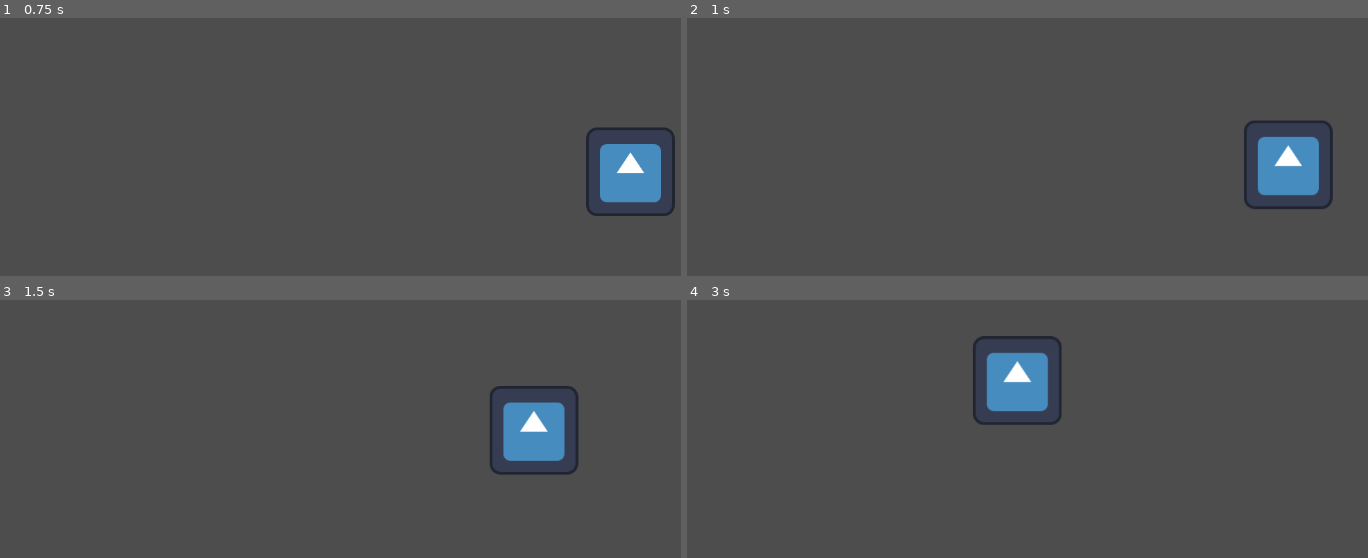
Above: before the commit, frames 1-4 (two rows, left to right).
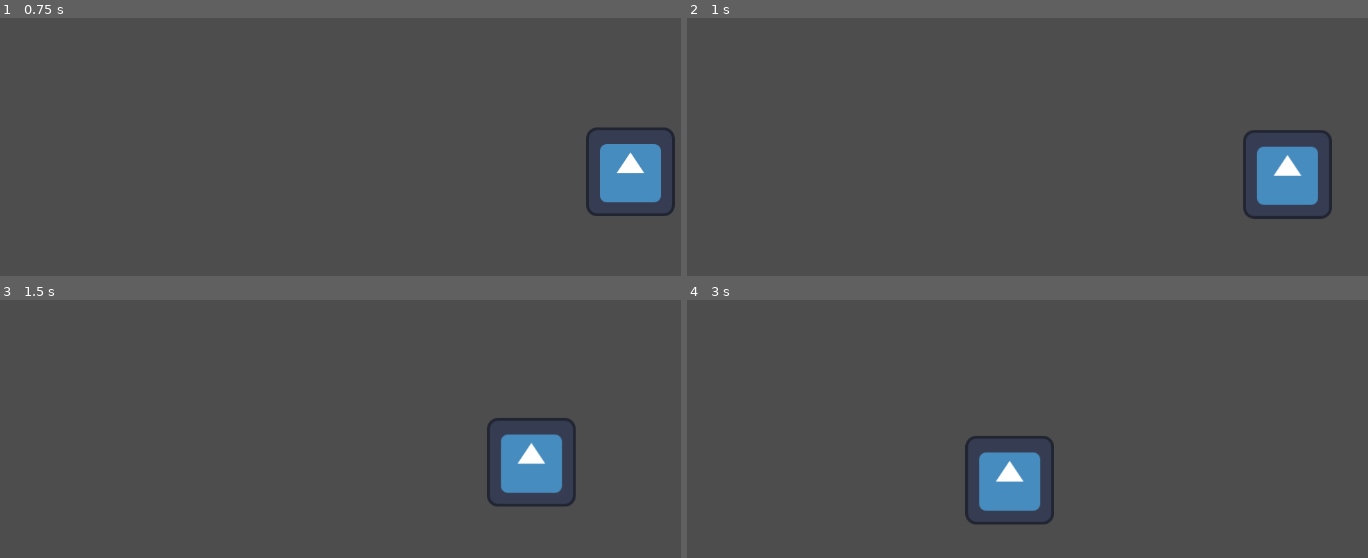
Above: after the commit, the same moments.

Repository: lemonhall/novel
Game: Godot game, scene res://main.tscn
Two runs of this game, one before a commit and one after it. Both use one fixed random seed, a clock stepped at 60 frames per second and the inputs below. The engine's default icon, where the game draws it, is replaced by a stand-in: a white triangle on a blue panel in a dark square.
Inputs:
- Up to frame 1 (0.75 s): tap Enter at 0.5 s; tap R at 0.6 s
- Up to frame 2 (1 s): tap Space at 0.77 s
- Up to frame 3 (1.5 s): tap R at 1.35 s
- Up to frame 4 (3 s): tap Space at 1.52 s; tap R at 2.1, 2.85 s

Frame 1 is identical in both runs. In frame 2, 1.8% of the frame differs, in the area x 81-95%, y 39-78%; in frame 3, 3.3%; in frame 4, 5.4%, in the area x 40-56%, y 13-87%.

Commit message:
将代码完全插件化了

Diff:
--- a/data/current_events.json
+++ b/data/current_events.json
@@ -1 +1 @@
-[{"character":"player","destination":{"x":0.0,"y":0.0},"speed":200.0,"type":"movement"}]
+[{"character":"player","destination":{"x":0.0,"y":300.0},"speed":200.0,"type":"movement"}]
--- a/main.tscn
+++ b/main.tscn
@@ -1,7 +1,7 @@
 [gd_scene load_steps=3 format=3 uid="uid://c13v3oqn6aamr"]
 
 [ext_resource type="Texture2D" uid="uid://b14fhg88ej22d" path="res://icon.svg" id="1_ig7tw"]
-[ext_resource type="Script" uid="uid://bhdsd8vyx3wai" path="res://scripts/core/NarrativeEngine.gd" id="2_abc123"]
+[ext_resource type="Script" uid="uid://dnxlvycxky3ix" path="res://addons/narrative_editor/core/NarrativeEngine.gd" id="2_abc123"]
 
 [node name="Game" type="Node2D"]
 script = ExtResource("2_abc123")
Renamed: scripts/core/EventData.gd -> addons/narrative_editor/core/EventData.gd
Not shown, added: addons/narrative_editor/core/EventData.gd.uid
Renamed: scripts/core/EventExecutor.gd -> addons/narrative_editor/core/EventExecutor.gd
Not shown, added: addons/narrative_editor/core/EventExecutor.gd.uid
Renamed: scripts/core/NarrativeEngine.gd -> addons/narrative_editor/core/NarrativeEngine.gd
Not shown, added: addons/narrative_editor/core/NarrativeEngine.gd.uid
Renamed: scripts/core/EventTypes/MovementEvent.gd -> addons/narrative_editor/core/events/MovementEvent.gd
Not shown, added: addons/narrative_editor/core/events/MovementEvent.gd.uid
Not shown, removed: scripts/core/EventData.gd.uid
Not shown, removed: scripts/core/EventExecutor.gd.uid
Not shown, removed: scripts/core/EventTypes/MovementEvent.gd.uid
Not shown, removed: scripts/core/NarrativeEngine.gd.uid
(and 1 more such lines)
